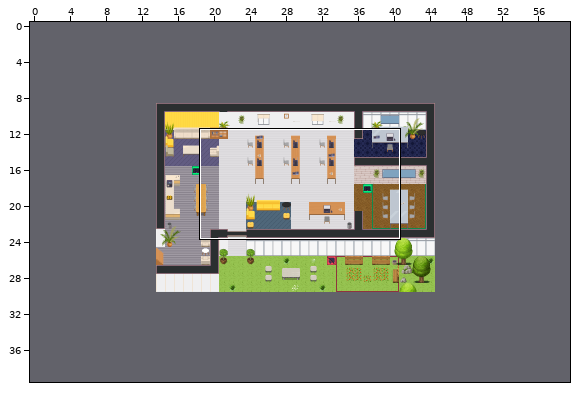
One commit to this Tiled map (JSON): office.tmj. The first picture is a wide view before the edit; the outline marks the close-up.
Close-up. As it was:
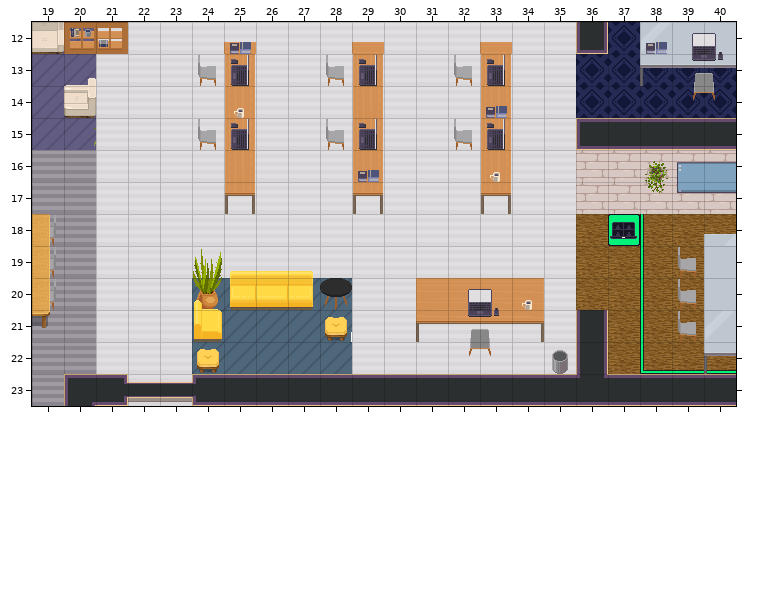
Cells are 32x32 px. Shown: x 19..40, y 12..23. The commit also changed other parts of the map, which this record leaves out. The old version is drawn lined up with the new one.
Once edited:
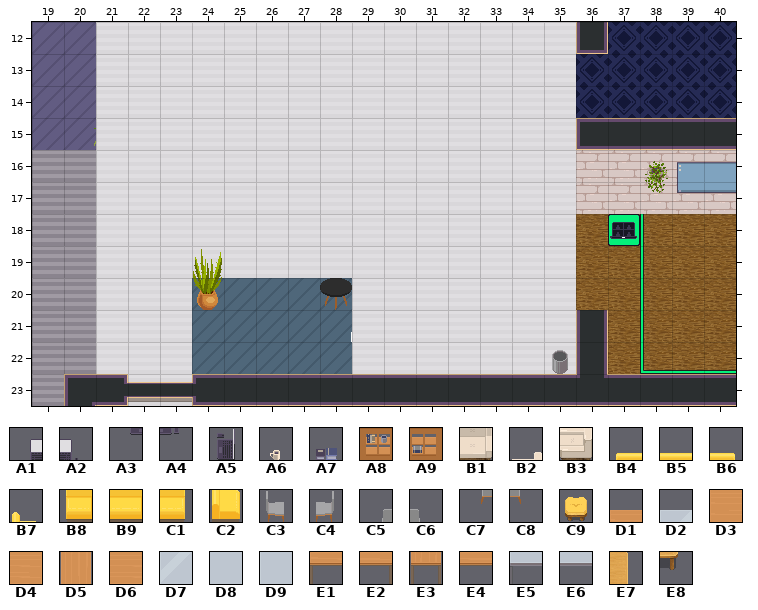
Key: from "WA_Miscellaneous": A1 2, A2 3, A3 12, A4 13, A5 25, A6 59 flipped left-right, A7 74; from "WA_Other_Furniture": A8 31, A9 32; from "WA_Seats": B1 15, B2 36, B3 49, B4 55, B5 56, B6 57, B7 59, B8 68, B9 69, C1 70, C2 72, C3 119, C4 120, C5 123, C6 124, C7 136, C8 137, C9 166; from "WA_Tables": D1 0, D2 5, D3 10, D4 11, D5 12, D6 13, D7 15, D8 16, D9 17 flipped left-right, E1 20, E2 21, E3 22, E4 23, E5 25, E6 26, E7 171, E8 181.
__ is an empty cell.
The exact change:
map size 31x21 -> 60x40 cells (old content now starts at 14,9; both pictures use the new coordinates)
Layer "furniture/furniture1":
y 13: x 39..40 C5 C6 -> __ __
y 14: x 39..40 C7 C8 -> __ __
y 18: x 19 C4 -> __
y 19: x 19 C4 -> __; x 25..27 B4 B5 B6 -> __ __ __
y 20: x 19 C4 -> __; x 25..27 B8 B9 C1 -> __ __ __
y 21: x 24 C2 -> __; x 32..33 C5 C6 -> __ __
y 22: x 32..33 C7 C8 -> __ __
Layer "furniture/furniture2":
y 12: x 19..21 B1 A8 A9 -> __ __ __; x 25 D1 -> __; x 29 D1 -> __; x 33 D1 -> __; x 38..40 D7 D8 D8 -> __ __ __
y 13: x 20 B2 -> __; x 24..25 C3 D5 -> __ __; x 28..29 C3 D5 -> __ __; x 32..33 C3 D5 -> __ __; x 38..40 E5 E6 E6 -> __ __ __
y 14: x 20 B3 -> __; x 25 D5 -> __; x 29 D5 -> __; x 33 D5 -> __; x 39..40 C7 C8 -> __ __
y 15: x 24..25 C3 D5 -> __ __; x 28..29 C3 D5 -> __ __; x 32..33 C3 D5 -> __ __
y 16: x 25 D5 -> __; x 29 D5 -> __; x 33 D5 -> __
y 17: x 25 E3 -> __; x 29 E3 -> __; x 33 E3 -> __
y 18: x 19 E7 -> __
y 19: x 19 E7 -> __; x 39..40 C3 D9 -> __ __
y 20: x 19 E7 -> __; x 24 B7 -> __; x 31..34 D3 D6 D6 D4 -> __ __ __ __; x 39..40 C3 D9 -> __ __
y 21: x 19 E8 -> __; x 24 C2 -> __; x 28 C9 -> __; x 31..34 E1 E4 E4 E2 -> __ __ __ __; x 39..40 C3 D7 -> __ __
y 22: x 24 C9 -> __; x 40 E5 -> __
Layer "furniture/furniture3":
y 12: x 39..40 A1 A2 -> __ __
y 13: x 25 A5 -> __; x 29 A5 -> __; x 33 A5 -> __; x 39..40 A3 A4 -> __ __
y 14: x 25 A6 -> __
y 15: x 25 A5 -> __; x 29 A5 -> __; x 33 A5 -> __
y 16: x 33 A6 -> __
y 20: x 32..34 A1 A2 A6 -> __ __ __
y 21: x 32..33 A3 A4 -> __ __
Layer "above/above1":
y 18: x 40 D2 -> __
Layer "above/above2":
y 12: x 25 A7 -> __; x 38 A7 -> __
y 14: x 33 A7 -> __
y 16: x 29 A7 -> __
